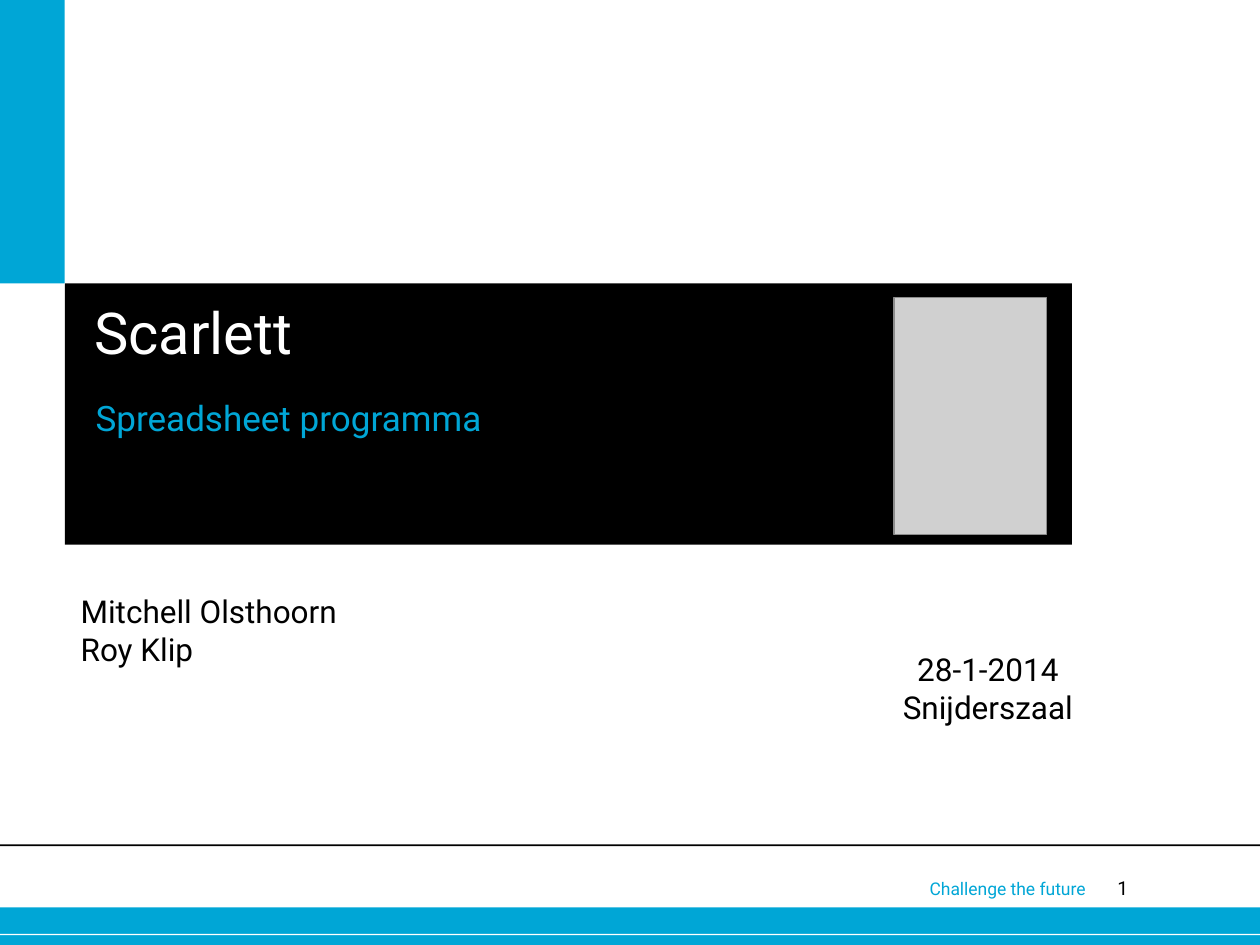
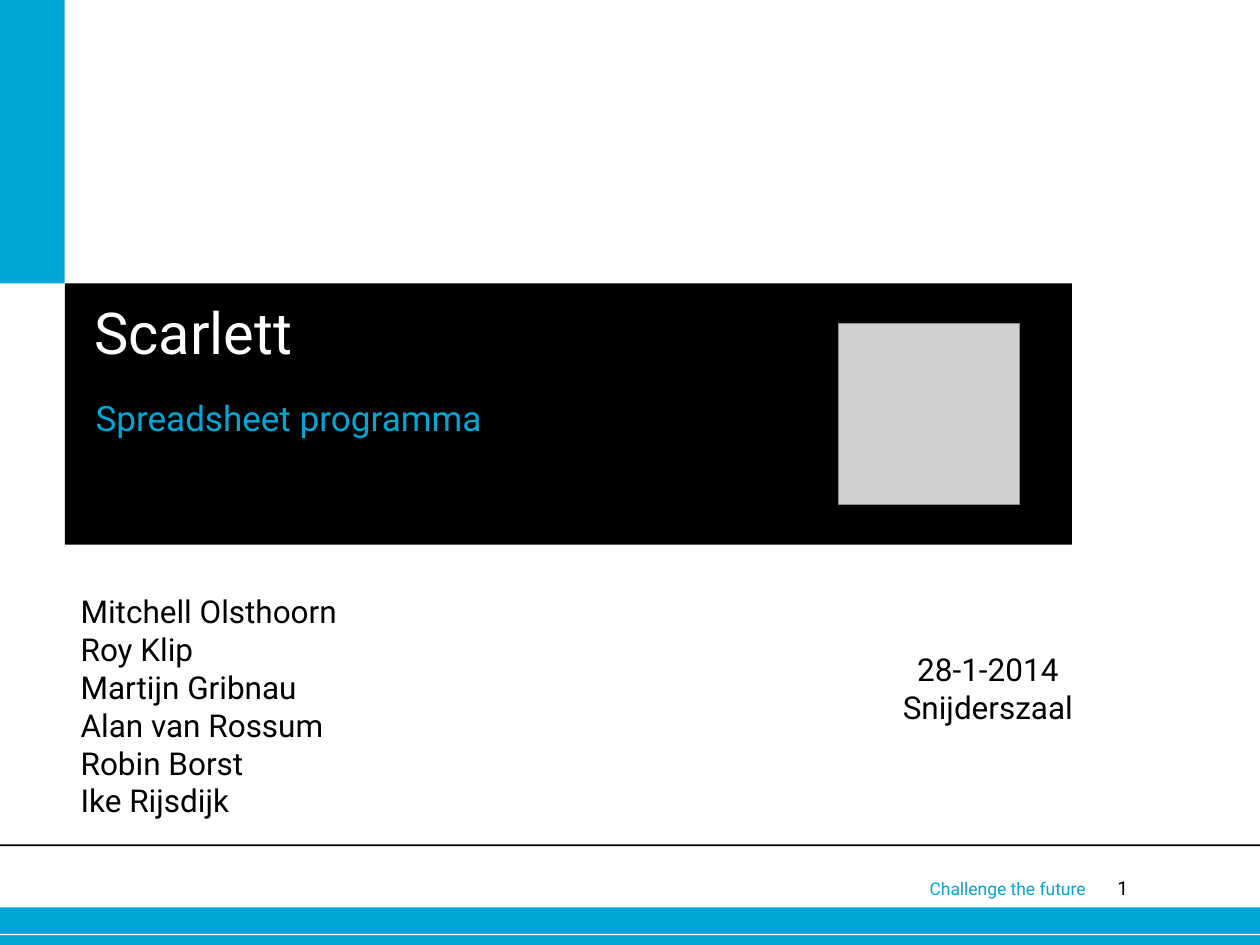
Before and after one commit to foresterre/Spreadsheet, a slide deck: slide 1 of Documents/OOP project presentatie.pptx. Drawn at 1260x945 pixels with LibreOffice and Linux fonts; fonts in the diff are those of the drawing; grey boxes stand for pictures; background and template pictures are left out. Boxes give left, top, right and bottom in pixels: in the first picture for what was removed or moved away, otherwise in the second. Text is boxed around its words. In the diff, an @@ line names an element or a change of style, - is before the commit and + after.

```diff
--- a/Documents/OOP project presentatie.pptx
+++ b/Documents/OOP project presentatie.pptx
@@ picture removed at [895, 297, 1047, 534] @@
@@ picture added at [838, 324, 1019, 505] @@
@@ text at [81, 675, 323, 819]: paragraphs added @@
+Martijn Gribnau
+Alan van Rossum
+Robin Borst
+Ike Rijsdijk
```
Also in this commit, not shown: 2 other slides changed, 8 slides added, 20 slides removed.
